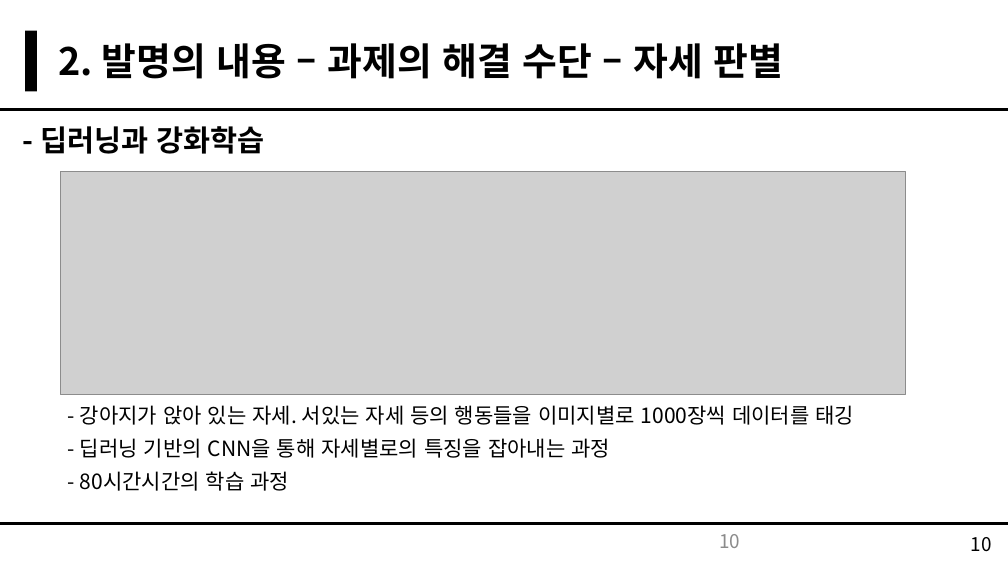
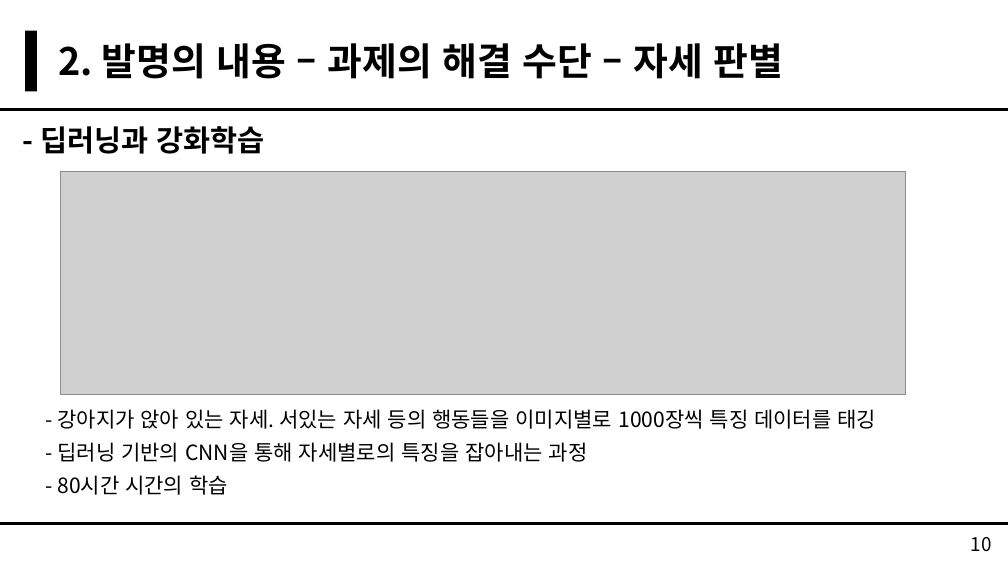
Before and after one commit to greatmanfantasy/GGCS, a slide deck: slide 10 of Report/제 7회 숭실 특허경진대회/특허경진대회 발표 PPT - 개가천선.pptx. Drawn at 1008x567 pixels with LibreOffice and Linux fonts; fonts in the diff are those of the drawing; grey boxes stand for pictures. Boxes give left, top, right and bottom in pixels: in the first picture for what was removed or moved away, otherwise in the second. Text is boxed around its words. In the diff, an @@ line names an element or a change of style, - is before the commit and + after.

```diff
--- a/Report/제 7회 숭실 특허경진대회/특허경진대회 발표 PPT - 개가천선.pptx
+++ b/Report/제 7회 숭실 특허경진대회/특허경진대회 발표 PPT - 개가천선.pptx
@@ text "- 강아지가 앉아 있는 자세. ..." moved from (x1=80, y1=405, x2=855, y2=491) to (x1=57, y1=409, x2=877, y2=495) @@
@@ text at (x1=57, y1=409, x2=877, y2=429): text changed @@
-- 강아지가 앉아 있는 자세. 서있는 자세 등의 행동들을 이미지별로 1000장씩 데이터를 태깅
+- 강아지가 앉아 있는 자세. 서있는 자세 등의 행동들을 이미지별로 1000장씩 특징 데이터를 태깅
@@ text at (x1=57, y1=475, x2=228, y2=495): text changed @@
-- 80시간시간의 학습 과정
+- 80시간 시간의 학습
@@ page number removed at (x1=719, y1=534, x2=740, y2=548) @@
-10
```
Also in this commit, not shown: 1 other file.
